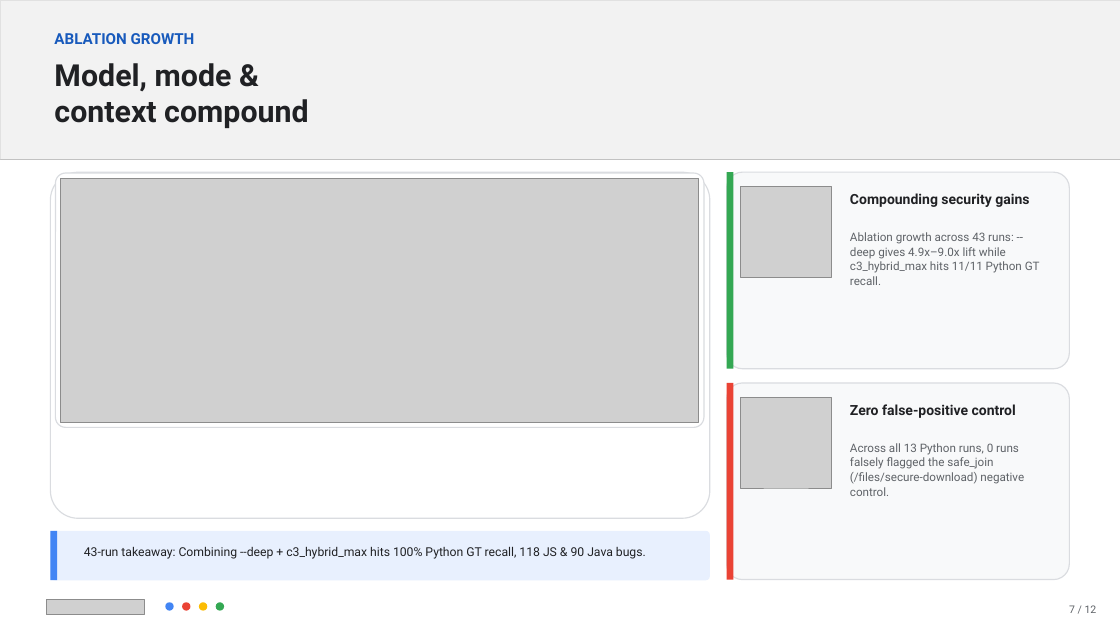
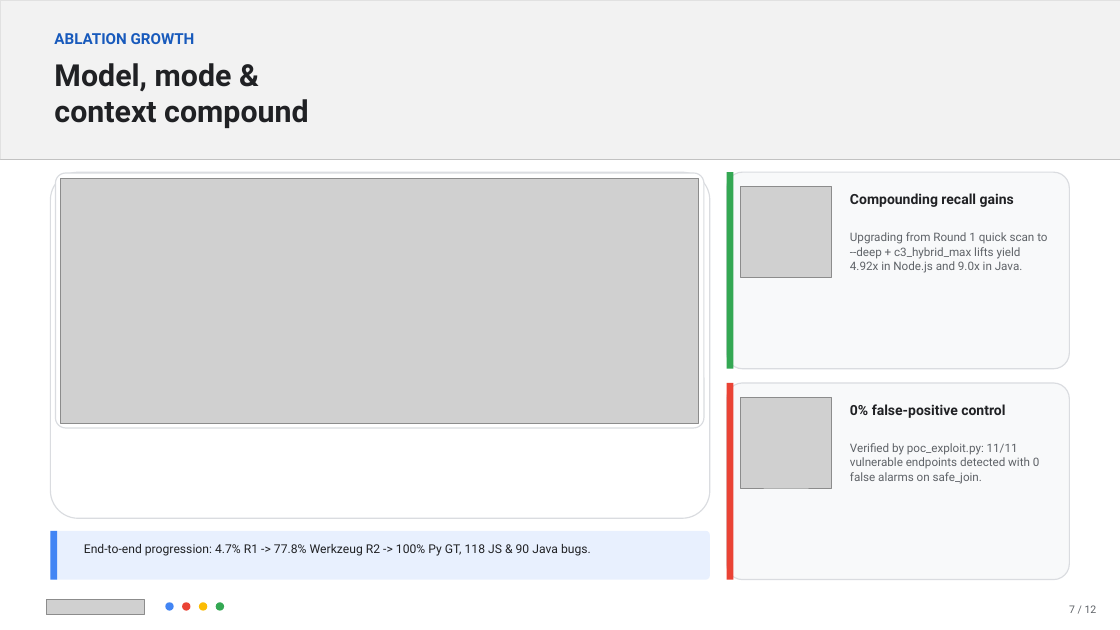
Before and after one commit to FrankieCheng/codemender-test, a slide deck: slide 7 of docs/CodeMender_Best_Practices_Deck.pptx. Drawn at 1120x630 pixels with LibreOffice and Linux fonts; fonts in the diff are those of the drawing; grey boxes stand for pictures. Boxes give left, top, right and bottom in pixels: in the first picture for what was removed or moved away, otherwise in the second. Text is boxed around its words. In the diff, an @@ line names an element or a change of style, - is before the commit and + after.

```diff
--- a/docs/CodeMender_Best_Practices_Deck.pptx
+++ b/docs/CodeMender_Best_Practices_Deck.pptx
@@ text at box(850, 193, 1014, 207): text changed @@
-Compounding security gains
+Compounding recall gains
@@ text at box(850, 232, 1047, 273): text changed @@
-Ablation growth across 43 runs: --deep gives 4.9x–9.0x lift while c3_hybrid_max hits 11/11 Python GT recall.
+Upgrading from Round 1 quick scan to --deep + c3_hybrid_max lifts yield 4.92x in Node.js and 9.0x in Java.
@@ text at box(850, 404, 1005, 418): text changed @@
-Zero false-positive control
+0% false-positive control
@@ text at box(850, 443, 1040, 484): text changed @@
-Across all 13 Python runs, 0 runs falsely flagged the safe_join (/files/secure-download) negative control.
+Verified by poc_exploit.py: 11/11 vulnerable endpoints detected with 0 false alarms on safe_join.
@@ text at box(84, 544, 591, 556): text changed; size 10.5 to 10.4 pt @@
-43-run takeaway: Combining --deep + c3_hybrid_max hits 100% Python GT recall, 118 JS & 90 Java bugs.
+End-to-end progression: 4.7% R1 -> 77.8% Werkzeug R2 -> 100% Py GT, 118 JS & 90 Java bugs.
```
Also in this commit, not shown: 10 other slides changed, 1 slide added, 1 slide removed, 1 other file.
